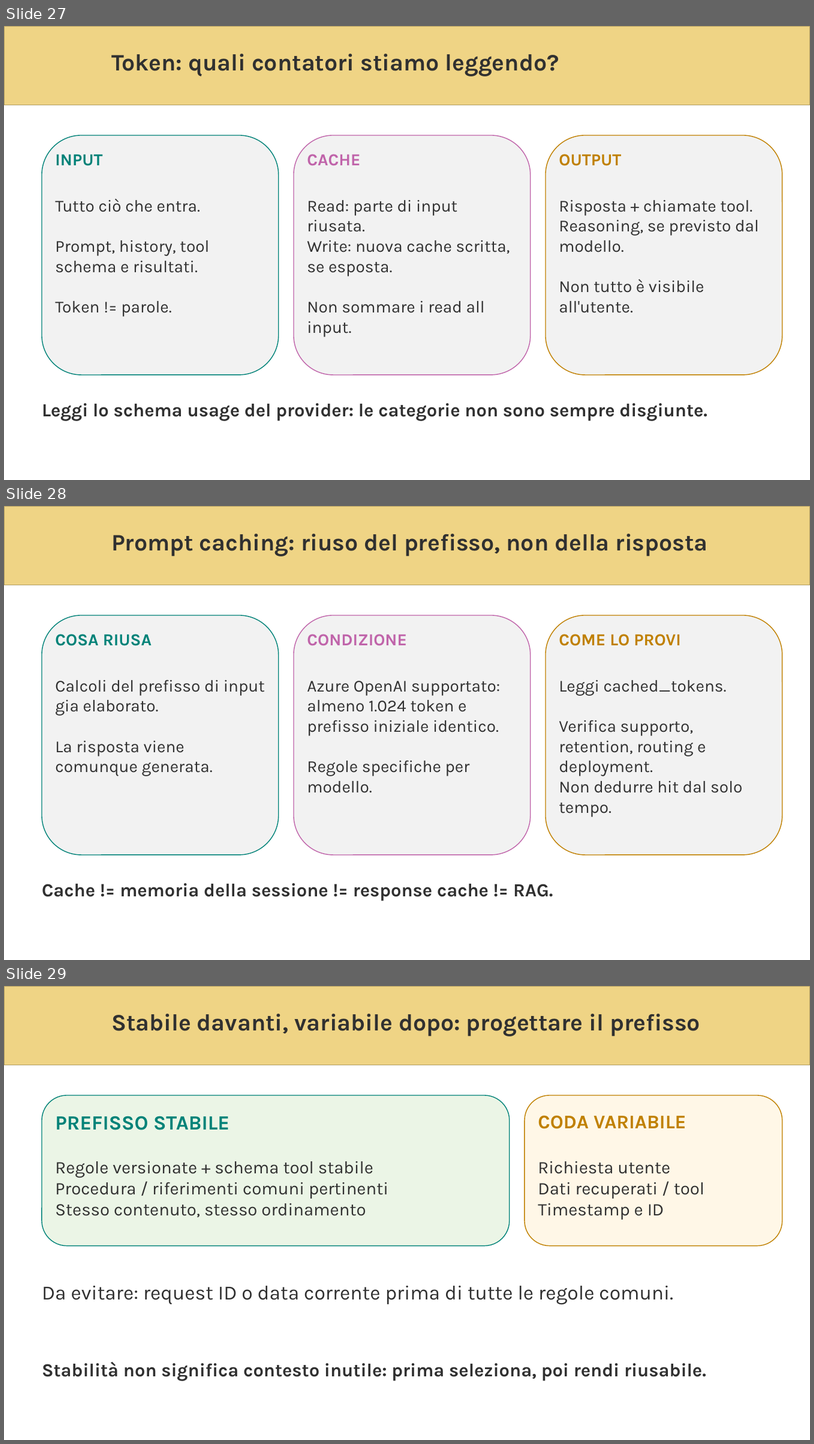
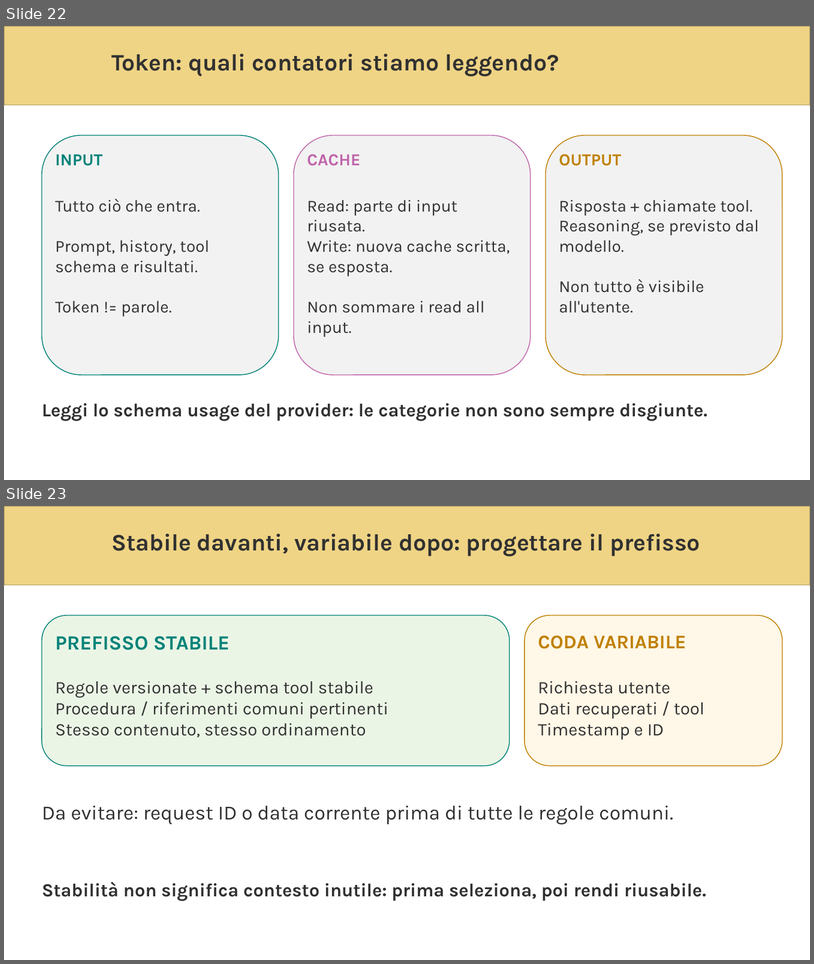
Before and after one commit to andreatosato/AzureDayTorino2026, a slide deck: presentazione/AIAzureDayTorino2026_1304496_Tosato.pptx. Shown one above the other, each under a label of ours: slides 27, 28 and 29 before the commit, slides 22 and 23 after it. The pictures are 814x1444 and 814x964 pixels, drawn with LibreOffice and Linux fonts; fonts in the diff are those of the drawing; background and template pictures are left out. Boxes give left, top, right and bottom in pixels: in the first picture for what was removed or moved away, otherwise in the second. Text is boxed around its words. In the diff, an @@ line names an element or a change of style, - is before the commit and + after.

```diff
--- a/presentazione/AIAzureDayTorino2026_1304496_Tosato.pptx
+++ b/presentazione/AIAzureDayTorino2026_1304496_Tosato.pptx
@@ slide 28 removed at (4, 506, 810, 960), background #FFFFFF; not listed: 1 template element that a slide beside it also shows @@
@@ text removed at (111, 534, 708, 556) @@
-Prompt caching: riuso del prefisso, non della risposta
@@ rounded rectangle removed at (42, 615, 279, 855) @@
@@ rounded rectangle removed at (294, 615, 531, 855) @@
@@ rounded rectangle removed at (546, 615, 783, 855) @@
@@ text removed at (55, 634, 152, 646) @@
-COSA RIUSA
@@ text removed at (307, 634, 407, 646) @@
-CONDIZIONE
@@ text removed at (559, 634, 681, 646) @@
-COME LO PROVI
@@ text removed at (55, 679, 265, 776) @@
-Calcoli del prefisso di input gia elaborato.
-La risposta viene comunque generata.
@@ text removed at (307, 681, 500, 793) @@
-Azure OpenAI supportato:
-almeno 1.024 token e prefisso iniziale identico.
-Regole specifiche per modello.
@@ text removed at (559, 679, 743, 817) @@
-Leggi cached_tokens.
-Verifica supporto, retention, routing e deployment.
-Non dedurre hit dal solo tempo.
@@ text removed at (42, 883, 553, 901) @@
-Cache != memoria della sessione != response cache != RAG.
@@ what was slide 27 is now slide 22 @@
@@ what was slide 29 is now slide 23 @@
```
Also in this commit, not shown: 8 slides changed, 1 slide added, 7 other slides removed.
